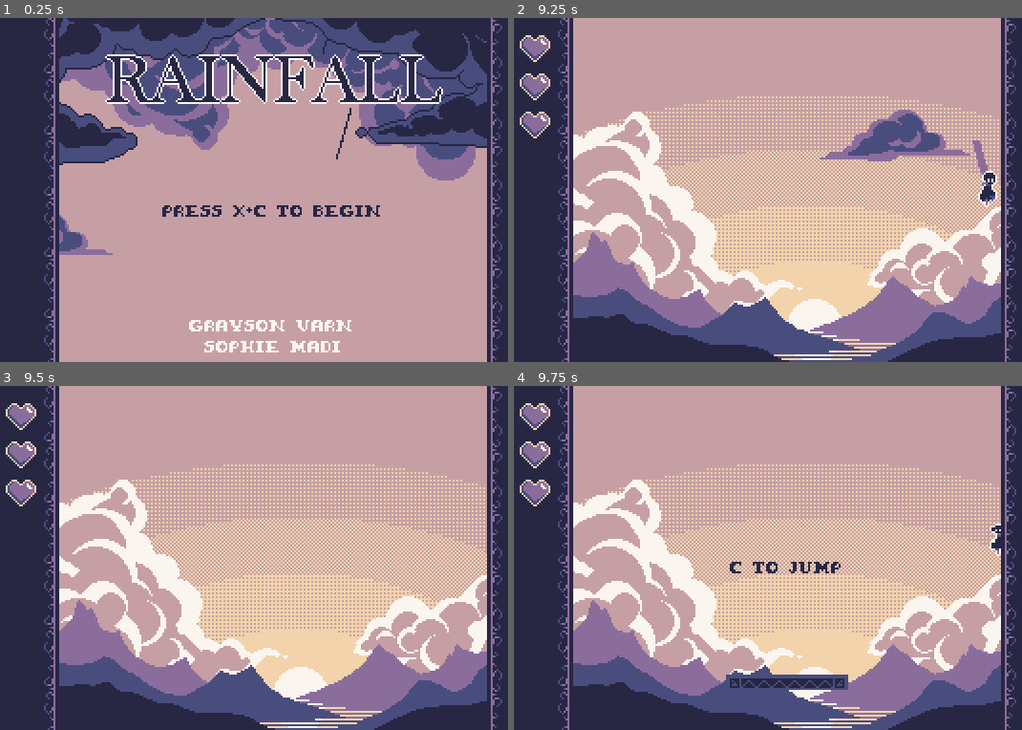
Above: before the commit, frames 1-4 (two rows, left to right).
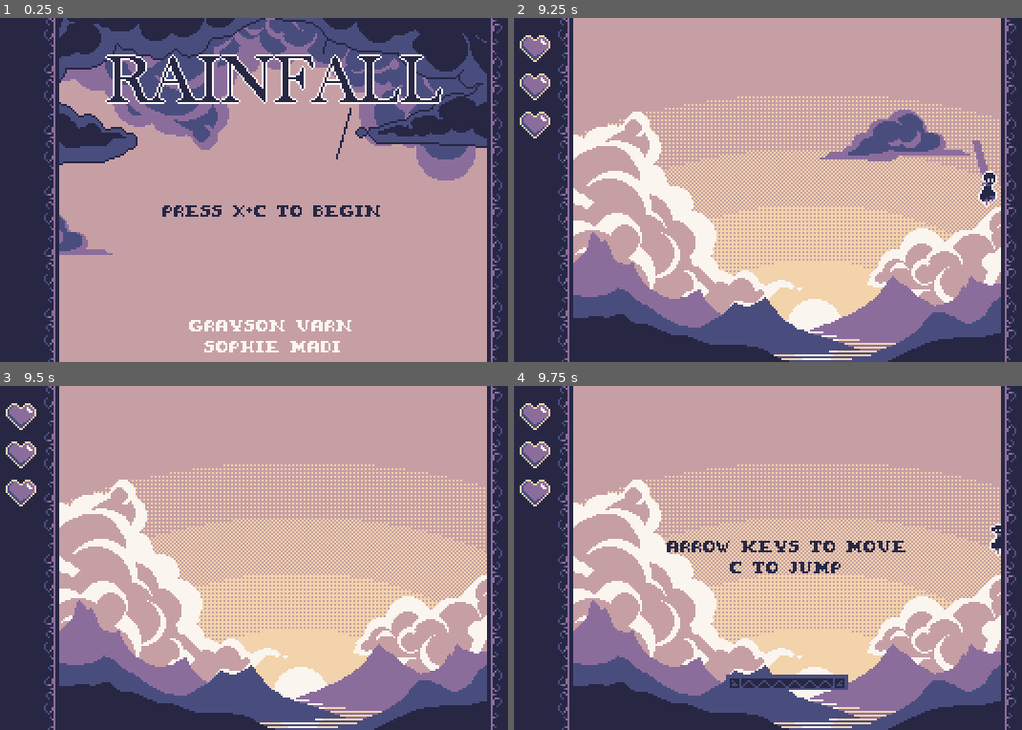
Above: after the commit, the same moments.

Repository: SophieM701/Rainfall
Game: Godot game, scene res://Stages/sta_title.tscn
Same seed, same stepped clock (60 frames per second), same inputs: the game is played once before the commit and once after it.
Inputs:
- Up to frame 1 (0.25 s): no input
- Up to frame 2 (9.25 s): tap X (Spin) at 0.5, 1.35, 2, 2.85, 3.5, 4.35, 5, 5.85, 7.35, 8.85 s; hold X (Spin) 0.53-1.28 s; hold Right (Right) 0.53-2.03 s; tap C (Jump) at 0.77, 1.52, 3.02, 3.77, 4.52, 6.02, 6.77, 7.52, 9.02 s; hold Left (Left) 2.03-2.78 s; hold X (Spin) 2.03-2.78 s; hold Right (Right) 2.78-4.28 s; hold X (Spin) 3.53-4.28 s; hold Left (Left) 4.28-5.03 s; hold Right (Right) 5.03-5.78 s; hold X (Spin) 5.03-5.78 s; hold Left (Left) 5.78-7.28 s; hold X (Spin) 6.53-7.28 s; hold Right (Right) from 7.28 s (still down); hold X (Spin) 8.03-8.78 s
- Up to frame 3 (9.5 s): keep holding Right (Right)
- Up to frame 4 (9.75 s): release Right (Right) at 9.53 s; hold Left (Left) from 9.53 s (still down); hold X (Spin) from 9.53 s (still down)

Frames 1-3 are identical in both runs. In frame 4, 0.7% of the frame differs, in the area x 30-78%, y 45-49%.

Commit message:
enemy sprites, also some other stuff
idk, very tired

Diff:
--- a/Objects/Characters/obj_player.gd
+++ b/Objects/Characters/obj_player.gd
@@ -60,10 +60,10 @@
 
 	if( abs(velocity.x) > 10 ):
 		has_moved = true
-		tut_move.hide()
+		#tut_move.hide()
 	if( velocity.y < -10 ):
 		has_jumped = true
-		tut_jump.hide()
+		#tut_jump.hide()
 
 
 	# Terminal velocity matches the rain!
Binary file changed: Assets/Sprites/Background/Game/spr_sunset_main.aseprite
Binary file added: Assets/Sprites/Enemies/spr_hermit.aseprite
Binary file added: Assets/Sprites/Enemies/spr_hermit.png
Not shown, added: Assets/Sprites/Enemies/spr_hermit.png.import
Binary file added: Assets/Sprites/Enemies/spr_jellyfish.aseprite
Binary file added: Assets/Sprites/Enemies/spr_jellyfish.png
Not shown, added: Assets/Sprites/Enemies/spr_jellyfish.png.import
Binary file added: Assets/Sprites/Enemies/spr_slime.aseprite
Binary file added: Assets/Sprites/Enemies/spr_slime.png
Not shown, added: Assets/Sprites/Enemies/spr_slime.png.import
